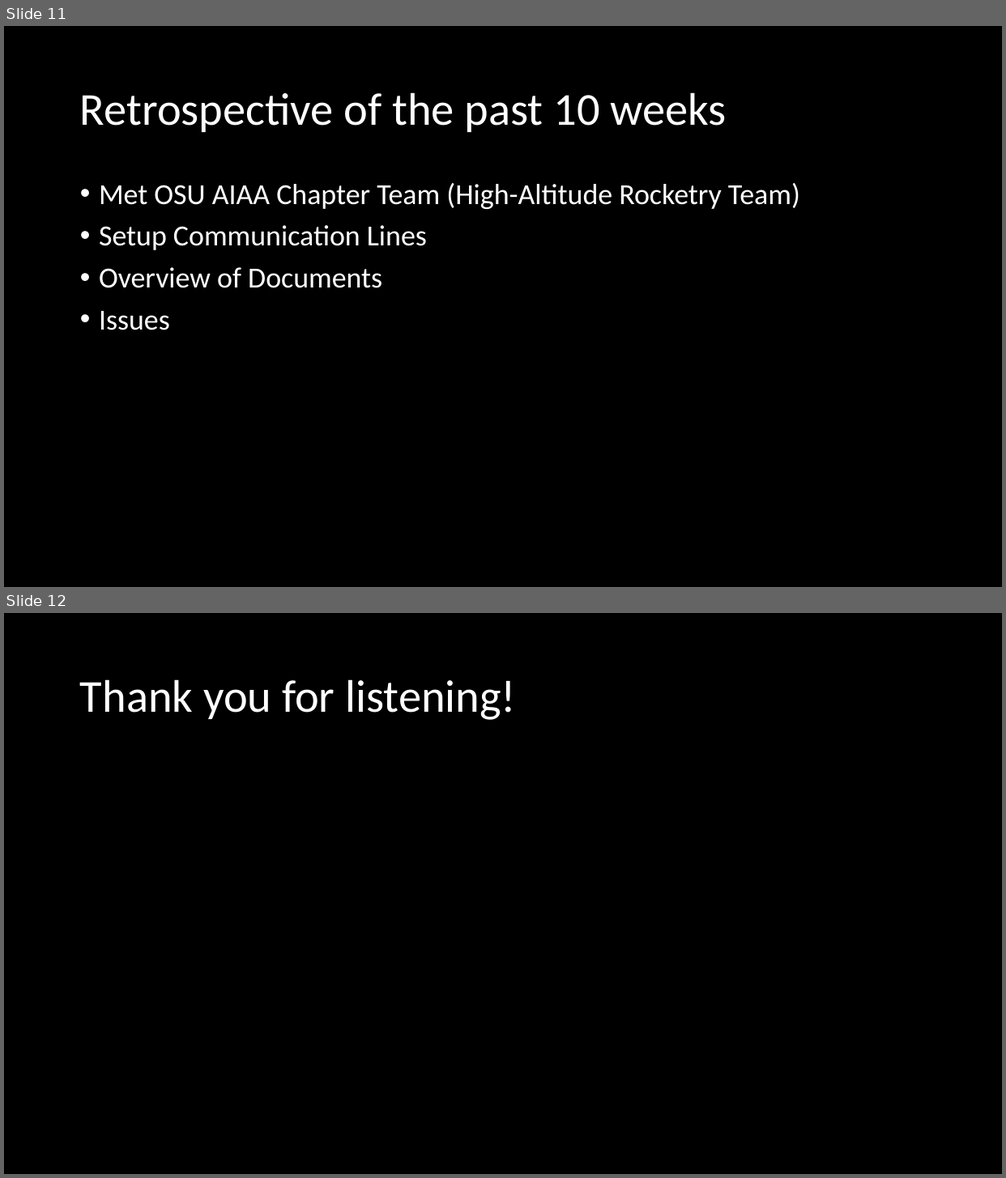
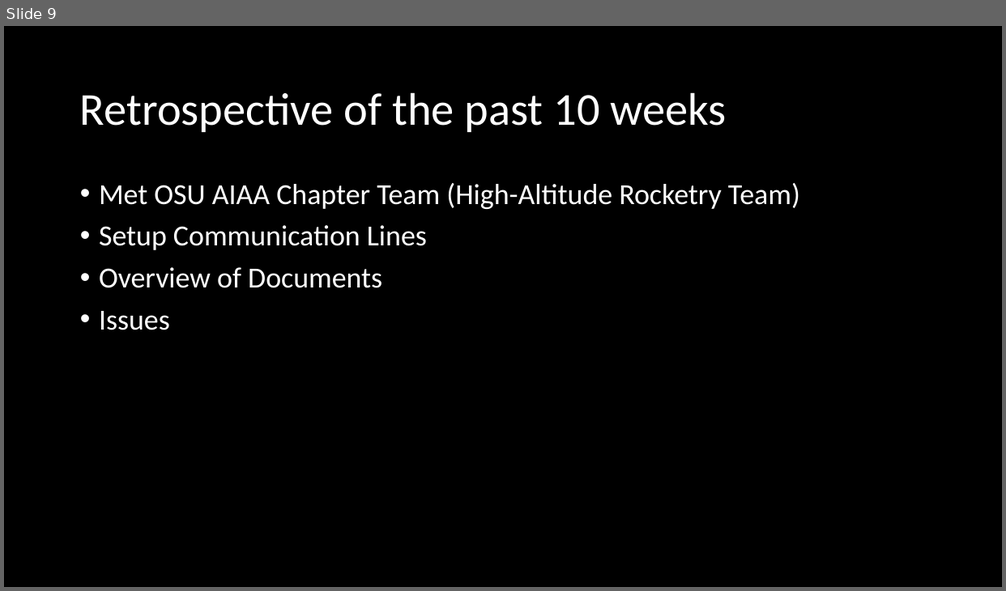
Before and after one commit to 100k-rocketry/groundstation, a slide deck: doc/presentations/FallProgressReport.pptx. Shown one above the other, each under a label of ours: slides 11 and 12 before the commit, slide 9 after it. The pictures are 1006x1178 and 1006x591 pixels, drawn with LibreOffice and Linux fonts; fonts in the diff are those of the drawing. Boxes give left, top, right and bottom in pixels: in the first picture for what was removed or moved away, otherwise in the second. Text is boxed around its words. In the diff, an @@ line names an element or a change of style, - is before the commit and + after.

```diff
--- a/doc/presentations/FallProgressReport.pptx
+++ b/doc/presentations/FallProgressReport.pptx
@@ slide 12 removed at (4,613,1002,1174), background #000000 @@
@@ title removed at (80,679,516,720) @@
-Thank you for listening!
@@ what was slide 11 is now slide 9 @@
```
Also in this commit, not shown: 1 slide changed, 2 other slides removed.
